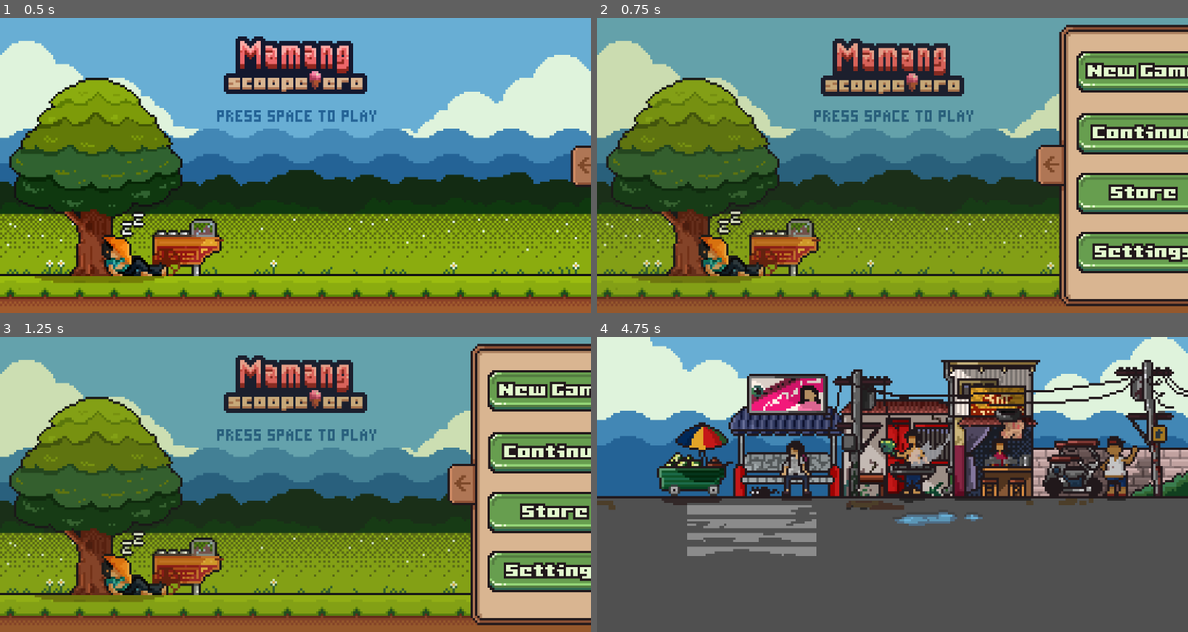
Above: before the commit, frames 1-4 (two rows, left to right).
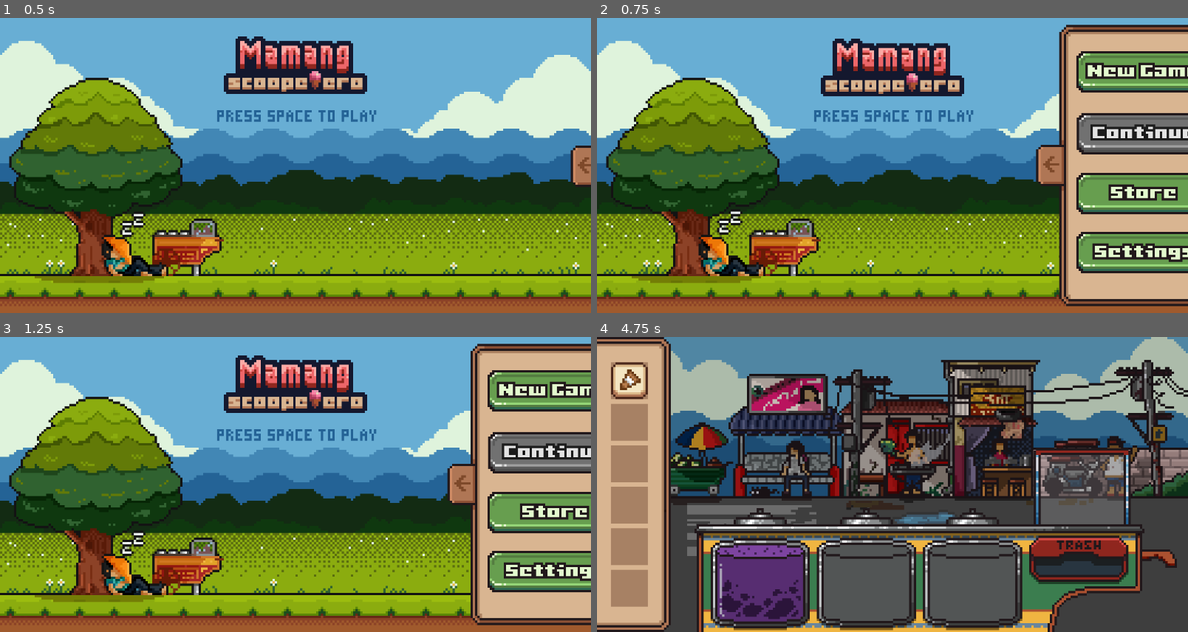
Above: after the commit, the same moments.

Repository: Yohairra/mamang-scoopetero
Game: Godot game, scene res://title_screen.tscn
Two runs of this game, one before a commit and one after it. Both use one fixed random seed, a clock stepped at 60 frames per second and the inputs below.
Inputs (mouse positions are in pixels of both pictures, inside the frame that each line leads up to):
- Up to frame 1 (0.5 s): no input
- Up to frame 2 (0.75 s): tap Enter (ui_accept) at 0.5, 0.6 s
- Up to frame 3 (1.25 s): tap Enter (ui_accept) at 0.77, 1.07 s
- Up to frame 4 (4.75 s): click (1152, 390) at 1.25 s; click (626, 381) at 2.02 s; click (939, 584) at 2.77 s; click (626, 381) at 3.52 s; click (762, 584) at 4.27 s

Frame 1 is identical in both runs. In frame 2, 34% of the frame differs, in the area x 0-100%, y 0-88%; in frame 3, 34%; in frame 4, 64%, in the area x 0-100%, y 0-100%.

Commit message:
add cart and ingredients panel

Diff:
--- a/game_screen.gd
+++ b/game_screen.gd
@@ -1,10 +1,11 @@
 extends Node2D
 @onready var Background = $gameBackground
+@onready var animation_player = $Cart/AnimationPlayer
 
 # Called when the node enters the scene tree for the first time.
 func _ready() -> void:
 	Background.play("bg_animation")
-
+	animation_player.play("cartAnimation")
 
 # Called every frame. 'delta' is the elapsed time since the previous frame.
 func _process(delta: float) -> void:
--- a/game_screen.tscn
+++ b/game_screen.tscn
@@ -1,9 +1,11 @@
-[gd_scene load_steps=14 format=3 uid="uid://wtgkxm7v2i3m"]
+[gd_scene load_steps=21 format=3 uid="uid://wtgkxm7v2i3m"]
 
 [ext_resource type="Script" path="res://game_screen.gd" id="1_dnoyj"]
-[ext_resource type="Texture2D" uid="uid://bple5nk8hr20a" path="res://gamebg/GameBg_0.PNG" id="1_eqx5l"]
+[ext_resource type="Theme" uid="uid://pqbo2q42ddg4" path="res://new_theme.tres" id="2_2mpib"]
 [ext_resource type="Texture2D" uid="uid://5rhaxorcyek0" path="res://gamebg/GameBg_1.PNG" id="2_opoep"]
+[ext_resource type="Texture2D" uid="uid://duuv0p3ik5k0b" path="res://buttons/Cone_UBtn.PNG" id="3_3gncy"]
 [ext_resource type="Texture2D" uid="uid://bxnck3vx2otjh" path="res://gamebg/GameBg_2.PNG" id="3_l273f"]
+[ext_resource type="Texture2D" uid="uid://dxnq7s0x4khfi" path="res://buttons/Cone_CBtn.PNG" id="4_0bgw0"]
 [ext_resource type="Texture2D" uid="uid://cylfo3dxeyt7m" path="res://gamebg/GameBg_3.PNG" id="4_144hn"]
 [ext_resource type="Texture2D" uid="uid://c0jw7snpa3jbp" path="res://gamebg/GameBg_4.PNG" id="5_j7o3y"]
 [ext_resource type="Texture2D" uid="uid://cmukcx1qxyc4e" path="res://gamebg/GameBg_5.PNG" id="6_ld0x3"]
@@ -12,13 +14,12 @@
 [ext_resource type="Texture2D" uid="uid://dstsw1efswh57" path="res://gamebg/GameBg_8.PNG" id="9_brvm0"]
 [ext_resource type="Texture2D" uid="uid://v573kgptwyvs" path="res://gamebg/GameBg_9.PNG" id="10_bjf3b"]
 [ext_resource type="Texture2D" uid="uid://bpgbl7v66b01d" path="res://gamebg/GameBg_10.PNG" id="11_16li8"]
+[ext_resource type="Texture2D" uid="uid://d1litcl0825jt" path="res://Cart.PNG" id="15_hyj7f"]
+[ext_resource type="Texture2D" uid="uid://xw7up7t062i1" path="res://Icecream_Ube.PNG" id="16_jnc7e"]
 
 [sub_resource type="SpriteFrames" id="SpriteFrames_nb52s"]
 animations = [{
 "frames": [{
-"duration": 1.0,
-"texture": ExtResource("1_eqx5l")
-}, {
 "duration": 1.0,
 "texture": ExtResource("2_opoep")
 }, {
@@ -54,10 +55,80 @@
 "speed": 5.0
 }]
 
+[sub_resource type="Animation" id="Animation_ccl67"]
+length = 0.001
+tracks/0/type = "value"
+tracks/0/imported = false
+tracks/0/enabled = true
+tracks/0/path = NodePath(".:position")
+tracks/0/interp = 1
+tracks/0/loop_wrap = true
+tracks/0/keys = {
+"times": PackedFloat32Array(0),
+"transitions": PackedFloat32Array(1),
+"update": 0,
+"values": [Vector2(1808, 416)]
+}
+
+[sub_resource type="Animation" id="Animation_2xaag"]
+resource_name = "cartAnimation"
+tracks/0/type = "value"
+tracks/0/imported = false
+tracks/0/enabled = true
+tracks/0/path = NodePath(".:position")
+tracks/0/interp = 1
+tracks/0/loop_wrap = true
+tracks/0/keys = {
+"times": PackedFloat32Array(0, 0.2, 0.433333, 0.633333, 0.8, 1),
+"transitions": PackedFloat32Array(1, 1, 1, 1, 1, 1),
+"update": 0,
+"values": [Vector2(1800, 416), Vector2(1587.2, 418), Vector2(1338.93, 416), Vector2(1090.67, 419), Vector2(929.454, 418), Vector2(736, 416)]
+}
+
+[sub_resource type="AnimationLibrary" id="AnimationLibrary_02tbe"]
+_data = {
+"RESET": SubResource("Animation_ccl67"),
+"cartAnimation": SubResource("Animation_2xaag")
+}
+
 [node name="Game Screen" type="Node2D"]
 script = ExtResource("1_dnoyj")
 
 [node name="gameBackground" type="AnimatedSprite2D" parent="."]
+self_modulate = Color(0.77, 0.77, 0.77, 1)
 position = Vector2(640, 320)
 sprite_frames = SubResource("SpriteFrames_nb52s")
 animation = &"bg_animation"
+frame = 8
+frame_progress = 0.276437
+
+[node name="Panel" type="Panel" parent="."]
+offset_right = 160.0
+offset_bottom = 640.0
+theme = ExtResource("2_2mpib")
+
+[node name="Cone" type="TextureButton" parent="Panel"]
+layout_mode = 0
+offset_left = 30.0
+offset_top = 55.0
+offset_right = 110.0
+offset_bottom = 135.0
+texture_normal = ExtResource("3_3gncy")
+texture_pressed = ExtResource("4_0bgw0")
+
+[node name="Cart" type="Sprite2D" parent="."]
+position = Vector2(1808, 416)
+texture = ExtResource("15_hyj7f")
+
+[node name="AnimationPlayer" type="AnimationPlayer" parent="Cart"]
+libraries = {
+"": SubResource("AnimationLibrary_02tbe")
+}
+speed_scale = 0.435
+
+[node name="ubeIcecream" type="TextureButton" parent="Cart"]
+offset_left = -490.0
+offset_top = 21.0
+offset_right = -275.0
+offset_bottom = 216.0
+texture_normal = ExtResource("16_jnc7e")
--- a/new_btn.gd
+++ b/new_btn.gd
@@ -1,15 +1,12 @@
 extends TextureButton
-
 
 # Called when the node enters the scene tree for the first time.
 func _ready() -> void:
 	pass # Replace with function body.
 
-
 # Called every frame. 'delta' is the elapsed time since the previous frame.
 func _process(delta: float) -> void:
 	pass
 
-
 func _on_pressed() -> void:
 	get_tree().change_scene_to_file("res://game_screen.tscn")
--- /dev/null
+++ b/new_theme.tres
@@ -0,0 +1,13 @@
+[gd_resource type="Theme" load_steps=3 format=3 uid="uid://pqbo2q42ddg4"]
+
+[ext_resource type="Texture2D" uid="uid://bfccej5dvpv5f" path="res://Ingredients_Panel.PNG" id="1_yjdru"]
+
+[sub_resource type="StyleBoxTexture" id="StyleBoxTexture_ii573"]
+texture = ExtResource("1_yjdru")
+texture_margin_left = 21.9487
+texture_margin_top = 25.0
+texture_margin_right = 31.6923
+texture_margin_bottom = 25.0
+
+[resource]
+Panel/styles/panel = SubResource("StyleBoxTexture_ii573")
--- a/project.godot
+++ b/project.godot
@@ -19,3 +19,4 @@
 
 window/size/viewport_width=1280
 window/size/viewport_height=640
+window/size/resizable=false
--- a/title_screen.gd
+++ b/title_screen.gd
@@ -2,16 +2,21 @@
 @onready var Background = $titleBackground
 @onready var animation_player = $Panel/AnimationPlayer
 @onready var panel = $Panel
+@onready var open_close_btn = $Panel/OpenClose_Btn
 var is_panel_open = false
 
 func _ready():
 	Background.play("default")
 	panel.position.x = 1216
+	open_close_btn.connect("pressed", _toggle_panel)
 
 func _process(delta):
 	if Input.is_action_just_pressed("ui_accept"):
-		if is_panel_open:
-			animation_player.play("slide_out_panel")
-		else:
-			animation_player.play("slide_in_panel")
-		is_panel_open = !is_panel_open
+		_toggle_panel()
+
+func _toggle_panel():
+	if is_panel_open:
+		animation_player.play("slide_out_panel")
+	else:
+		animation_player.play("slide_in_panel")
+	is_panel_open = !is_panel_open
--- a/title_screen.tscn
+++ b/title_screen.tscn
@@ -47,18 +47,6 @@
 "update": 0,
 "values": [Vector2(871, 2)]
 }
-tracks/1/type = "value"
-tracks/1/imported = false
-tracks/1/enabled = true
-tracks/1/path = NodePath("titleBackground:self_modulate")
-tracks/1/interp = 1
-tracks/1/loop_wrap = true
-tracks/1/keys = {
-"times": PackedFloat32Array(0),
-"transitions": PackedFloat32Array(1),
-"update": 0,
-"values": [Color(1, 1, 1, 1)]
-}
 
 [sub_resource type="Animation" id="Animation_6ff4r"]
 resource_name = "slide_in_panel"
@@ -74,18 +62,6 @@
 "update": 0,
 "values": [Vector2(1216, 0), Vector2(871, 0)]
 }
-tracks/1/type = "value"
-tracks/1/imported = false
-tracks/1/enabled = true
-tracks/1/path = NodePath("titleBackground:self_modulate")
-tracks/1/interp = 1
-tracks/1/loop_wrap = true
-tracks/1/keys = {
-"times": PackedFloat32Array(0, 1),
-"transitions": PackedFloat32Array(1, 2.2974),
-"update": 0,
-"values": [Color(1, 1, 1, 1), Color(1, 1, 1, 0.564706)]
-}
 
 [sub_resource type="Animation" id="Animation_6fg6g"]
 resource_name = "slide_out_panel"
@@ -100,18 +76,6 @@
 "transitions": PackedFloat32Array(1, 2.21914),
 "update": 0,
 "values": [Vector2(871, 0), Vector2(1216, 0)]
-}
-tracks/1/type = "value"
-tracks/1/imported = false
-tracks/1/enabled = true
-tracks/1/path = NodePath("titleBackground:self_modulate")
-tracks/1/interp = 1
-tracks/1/loop_wrap = true
-tracks/1/keys = {
-"times": PackedFloat32Array(0, 1),
-"transitions": PackedFloat32Array(1, 2.2974),
-"update": 0,
-"values": [Color(1, 1, 0.843137, 0.835294), Color(1, 1, 1, 1)]
 }
 
 [sub_resource type="AnimationLibrary" id="AnimationLibrary_d7m27"]
@@ -164,6 +128,7 @@
 offset_top = 196.0
 offset_right = 408.0
 offset_bottom = 306.0
+disabled = true
 texture_normal = ExtResource("7_ocky4")
 texture_pressed = ExtResource("8_fp577")
 texture_hover = ExtResource("10_ihjhs")
@@ -189,5 +154,14 @@
 texture_pressed = ExtResource("10_i1jv5")
 texture_hover = ExtResource("17_0tb8m")
 
+[node name="OpenClose_Btn" type="Button" parent="Panel"]
+modulate = Color(1, 1, 1, 0)
+self_modulate = Color(1, 1, 1, 0)
+layout_mode = 0
+offset_left = 26.0
+offset_top = 281.0
+offset_right = 79.0
+offset_bottom = 357.0
+
 [connection signal="animation_finished" from="Panel/AnimationPlayer" to="." method="_on_animation_player_animation_finished"]
 [connection signal="pressed" from="Panel/New_Btn" to="Panel/New_Btn" method="_on_pressed"]
Binary file added: Cart.PNG
Not shown, changed: Cart.PNG.import
Binary file added: Icecream_Ube.PNG
Not shown, added: Icecream_Ube.PNG.import
Binary file added: Ingredients_Panel.PNG
Not shown, added: Ingredients_Panel.PNG.import
Binary file added: buttons/Cone_CBtn.PNG
Not shown, added: buttons/Cone_CBtn.PNG.import
Binary file added: buttons/Cone_UBtn.PNG
Not shown, added: buttons/Cone_UBtn.PNG.import
Binary file removed: gamebg/GameBg_0.PNG
